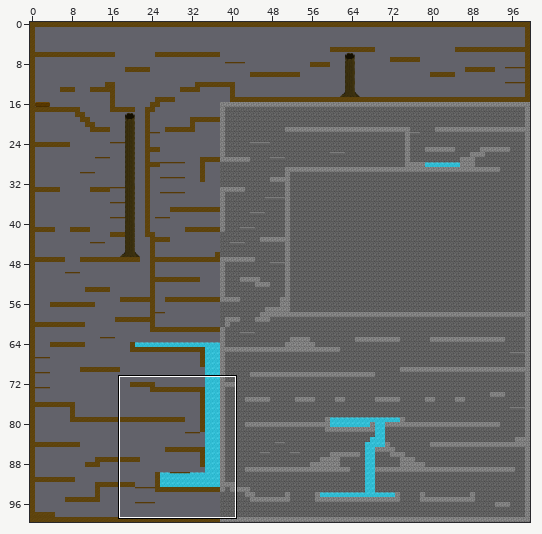
Two states of a Tiled map (JSON), assets/tiled/maps/finallevel.json. Above, an overview of the earlier version with the close-up marked.
Close-up. Before the edit:
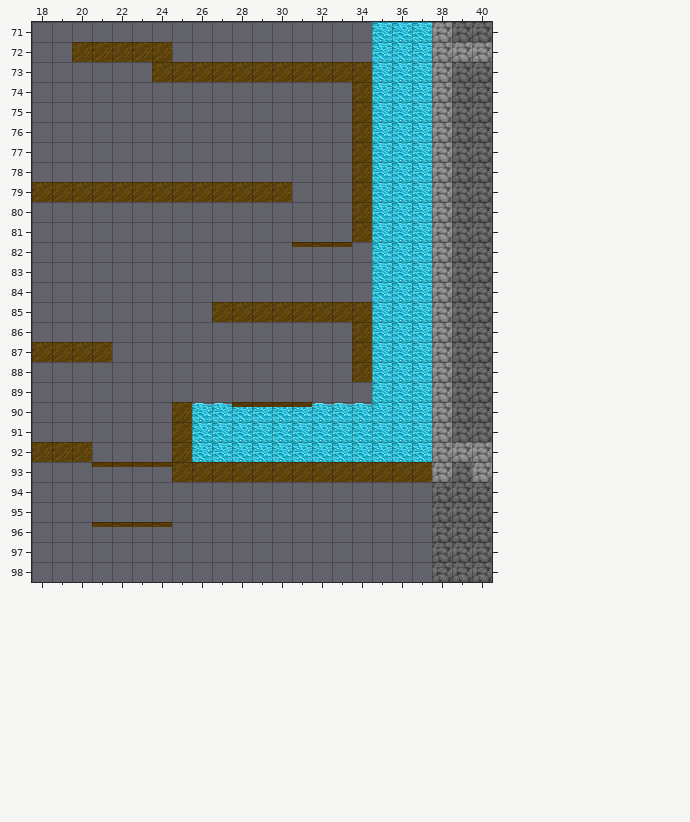
Cells are 32x32 px. Shown: x 18..40, y 71..98. The commit also changed other parts of the map, which this record leaves out.
Now the later version:
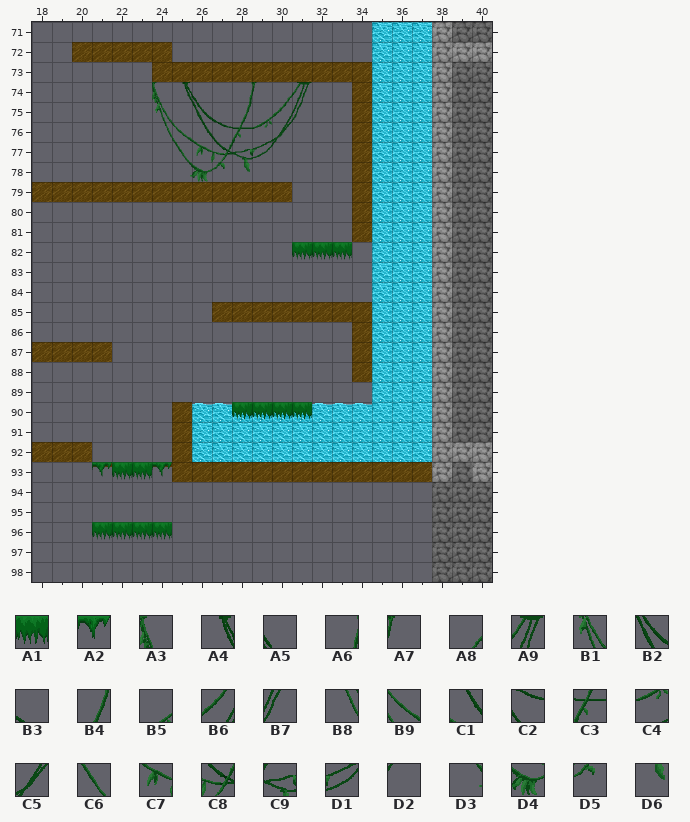
Key: from "oneblock": A1 18, A2 20; from "vinehang": A3 10, A4 11, A5 12, A6 14, A7 15, A8 16, A9 17, B1 19, B2 21, B3 22, B4 23, B5 24, B6 25, B7 26, B8 28, B9 29, C1 30, C2 31, C3 32, C4 33, C5 34, C6 38, C7 39, C8 40, C9 41, D1 42, D2 43, D3 47, D4 48, D5 49, D6 50.
__ is an empty cell, .. an unchanged one.
The edit:
--- layer "background decoration"
@@ x 24..31 @@
-74 __ __ __ .. __ __ __ __
-75 __ .. __ __ __ __ __ __
-76 __ __ __ __ __ __ __ ..
-77 .. __ __ __ __ __ __ ..
-78 .. __ __ __ __ .. .. ..
+74 A3 A4 A5 .. A6 A7 A8 A9
+75 B1 .. B2 B3 B4 B5 B6 B7
+76 B8 B9 C1 C2 C3 C4 C5 ..
+77 .. C6 C7 C8 C9 D1 D2 ..
+78 .. D3 D4 D5 D6 .. .. ..
--- layer "foreground decoration"
@@ x 31..33 @@
-82 __ __ __
+82 A1 A1 A1
@@ x 28..31 @@
-90 __ __ __ __
+90 A1 A1 A1 A1
@@ x 21..24 @@
-93 __ __ __ __
+93 A2 A1 A1 A2
@@ x 21..24 @@
-96 __ __ __ __
+96 A1 A1 A1 A1
